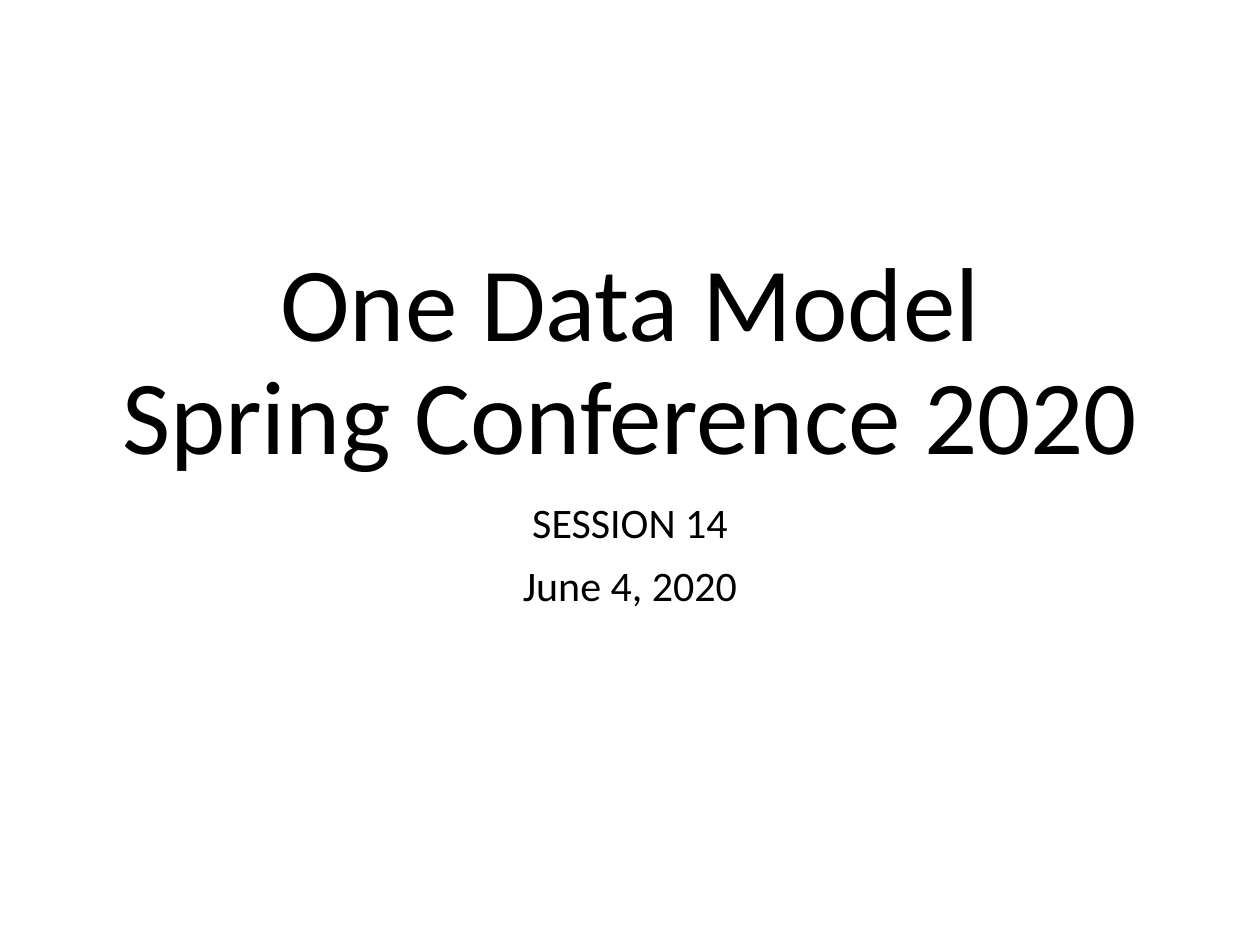
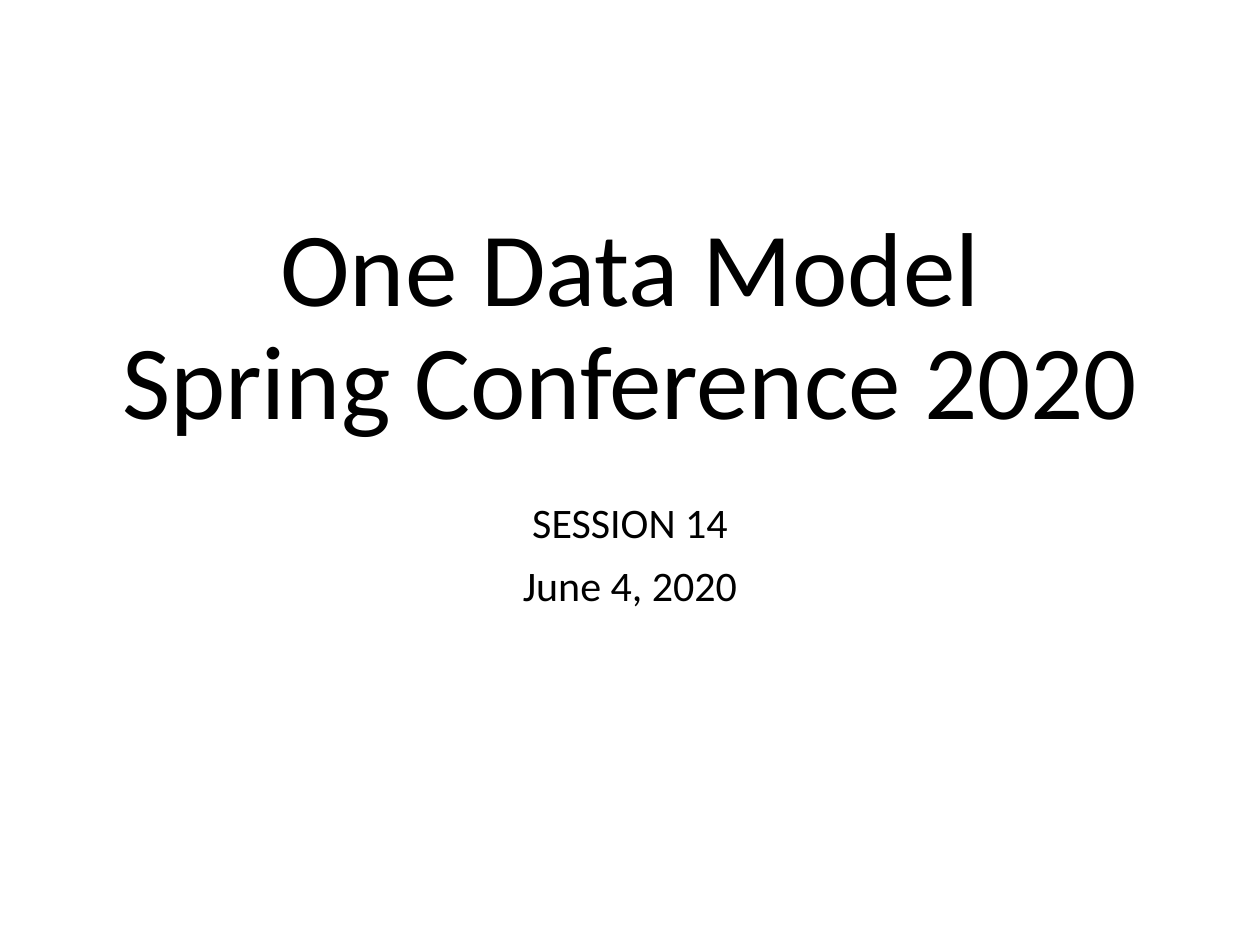
Before and after one commit to one-data-model/Conference2020, a slide deck: slide 1 of Session 14.pptx. Drawn at 1260x945 pixels with LibreOffice and Linux fonts; fonts in the diff are those of the drawing. Boxes give left, top, right and bottom in pixels: in the first picture for what was removed or moved away, otherwise in the second. Text is boxed around its words. In the diff, an @@ line names an element or a change of style, - is before the commit and + after.

```diff
--- a/Session 14.pptx
+++ b/Session 14.pptx
@@ title "One Data Model Spring Conference ...": place and size @@
-title "One Data Model Spring Conference ..." at (122, 268, 1137, 472)
+title "One Data Model Spring Conference ..." at (122, 233, 1137, 437)
```
Also in this commit, not shown: 1 other slide changed.
